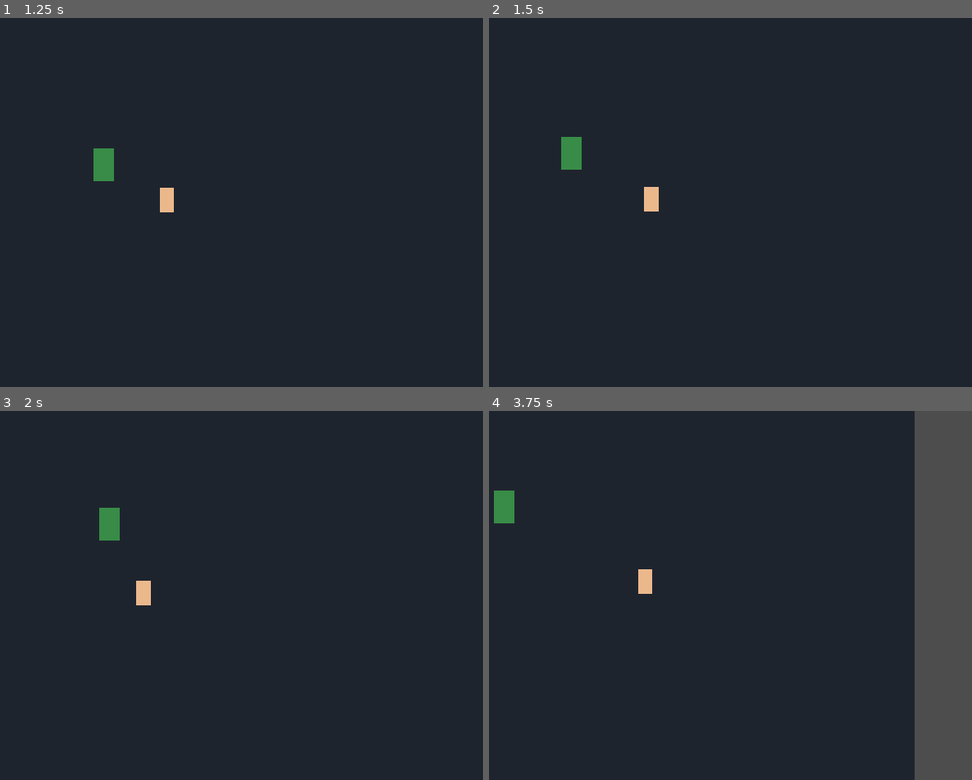
Above: before the commit, frames 1-4 (two rows, left to right).
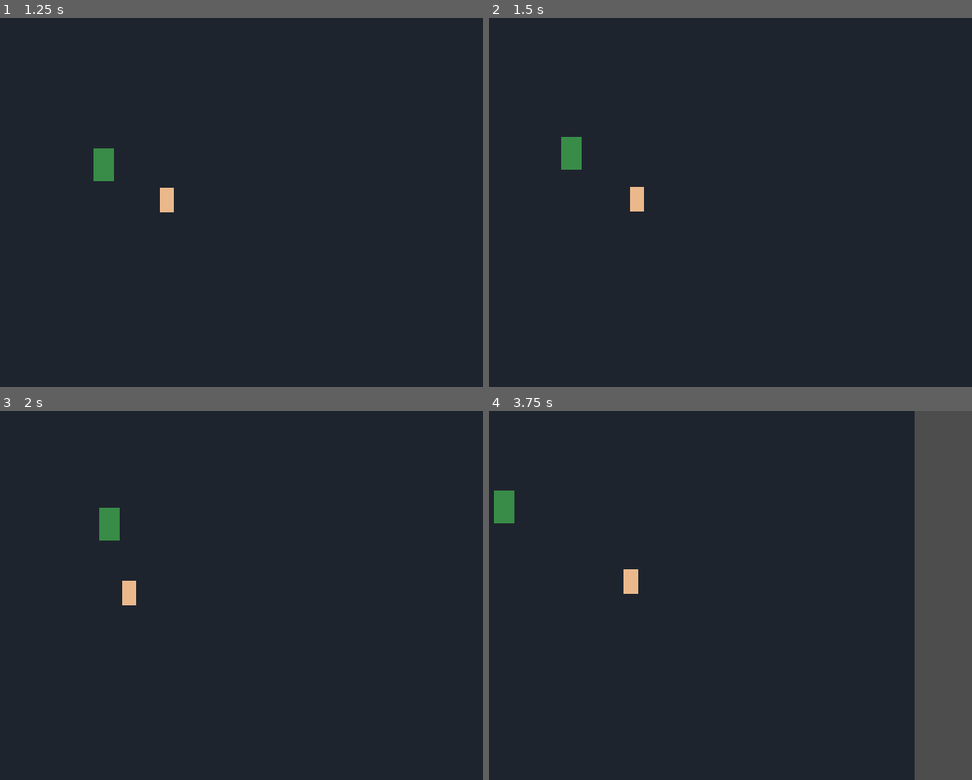
Above: after the commit, the same moments.

Repository: andreattar/valour-online
Game: Godot game, scene res://scenes/isometric_playground.tscn
Two runs of this game, one before a commit and one after it. Both use one fixed random seed, a clock stepped at 60 frames per second and the inputs below.
Inputs (mouse positions are in pixels of both pictures, inside the frame that each line leads up to):
- Up to frame 1 (1.25 s): tap Enter at 0.5 s; move the mouse to (299, 184) at 0.52 s; hold D (move_right) from 0.53 s (still down); click (299, 184) at 0.67 s
- Up to frame 2 (1.5 s): move the mouse to (513, 220) at 1.27 s; release D (move_right) at 1.28 s; hold S (move_back) from 1.28 s (still down)
- Up to frame 3 (2 s): keep holding S (move_back)
- Up to frame 4 (3.75 s): move the mouse to (711, 514) at 2.02 s; release S (move_back) at 2.03 s; hold D (move_right) 2.03-2.78 s; move the mouse to (609, 669) at 2.77 s; hold W (move_forward) 2.78-3.53 s; click (609, 669) at 2.92 s; move the mouse to (841, 650) at 3.52 s; hold A (move_left) from 3.53 s (still down)

Frame 1 is identical in both runs. In frame 2, 0.4% of the frame differs, in the area x 29-36%, y 45-53%; in frame 3, 0.4%; in frame 4, 0.4%.
Error before the commit: Trying to assign value of type 'ColorRect' to a variable of type 'Node2D'. (res://scripts/player/valour_isometric_player.gd:22)

Commit message:
Fix Visual node type: ColorRect is CanvasItem, not Node2D
Made-with: Cursor

Diff:
--- a/scripts/player/valour_isometric_player.gd
+++ b/scripts/player/valour_isometric_player.gd
@@ -19,7 +19,7 @@
 var _path: Array[Vector2i] = []
 var _keyboard_dir: Vector2i = Vector2i.ZERO
 
-@onready var _visual: Node2D = $Visual
+@onready var _visual: CanvasItem = $Visual
 
 
 func _ready() -> void:
@@ -154,5 +154,5 @@
 func _update_facing_from_velocity(v: Vector2) -> void:
 	if v.length_squared() < 0.01:
 		return
-	if _visual is Node2D:
+	if _visual:
 		_visual.scale.x = 1.0 if v.x >= 0.0 else -1.0
